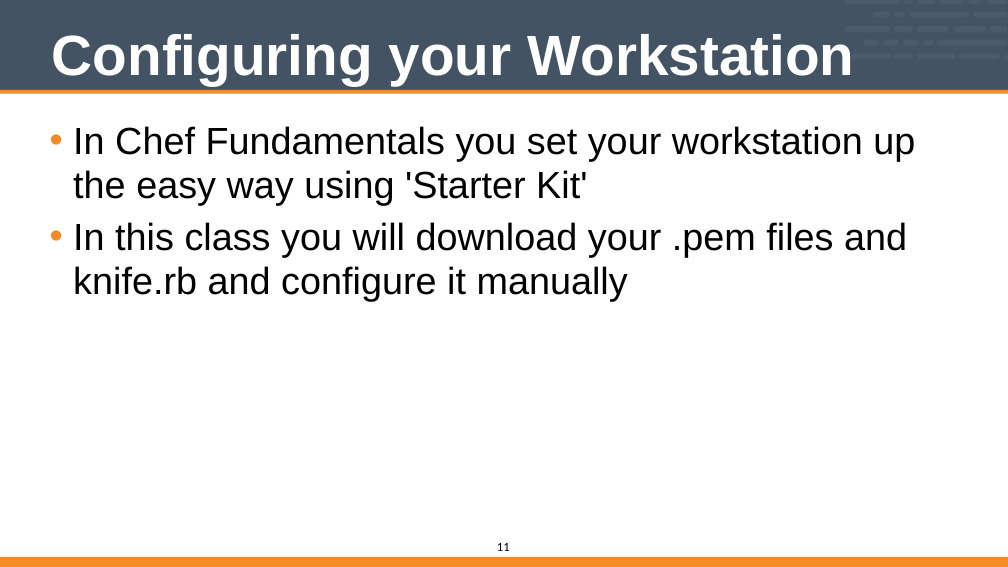
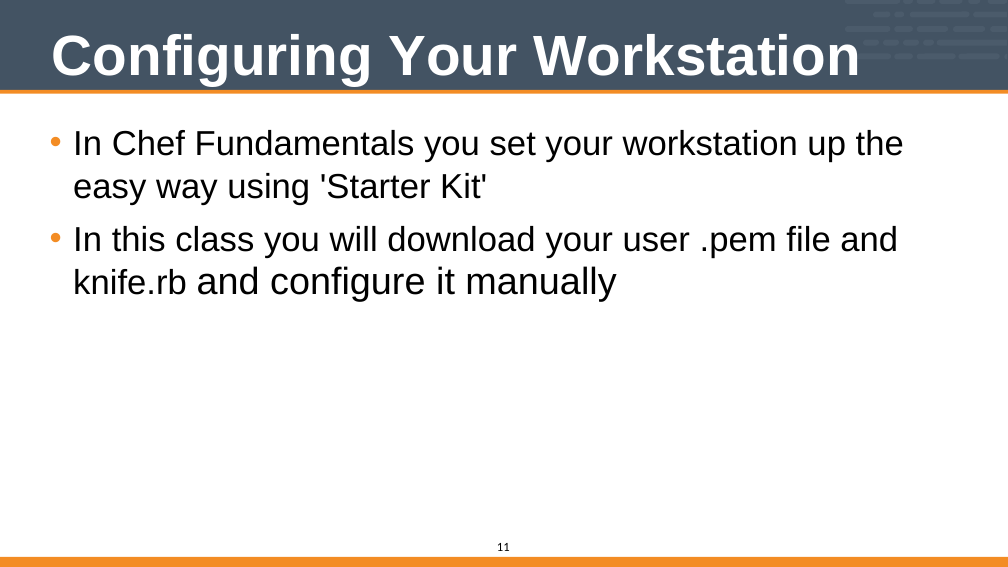
Before and after one commit to vinyar/chef-intermediate, a slide deck: slide 11 of Modules/02-Chef_Intermediate.pptx. Drawn at 1008x567 pixels with LibreOffice and Linux fonts; fonts in the diff are those of the drawing. Boxes give left, top, right and bottom in pixels: in the first picture for what was removed or moved away, otherwise in the second. Text is boxed around its words. In the diff, an @@ line names an element or a change of style, - is before the commit and + after.

Commit message:
Fixed code and other text formatting

```diff
--- a/Modules/02-Chef_Intermediate.pptx
+++ b/Modules/02-Chef_Intermediate.pptx
@@ title at [52, 34, 860, 85]: text changed @@
-Configuring your Workstation
+Configuring Your Workstation
@@ text at [73, 130, 904, 206]: size 48 to 44 pt in "In Chef Fundamentals you set your workstation ..." @@
@@ text at [73, 226, 898, 301]: text changed; size 48 to 44 pt @@
-• In this class you will download your .pem files and knife.rb and configure it manually
+• In this class you will download your user .pem file and knife.rb and configure it manually
```
Also in this commit, not shown: 23 other slides changed.
